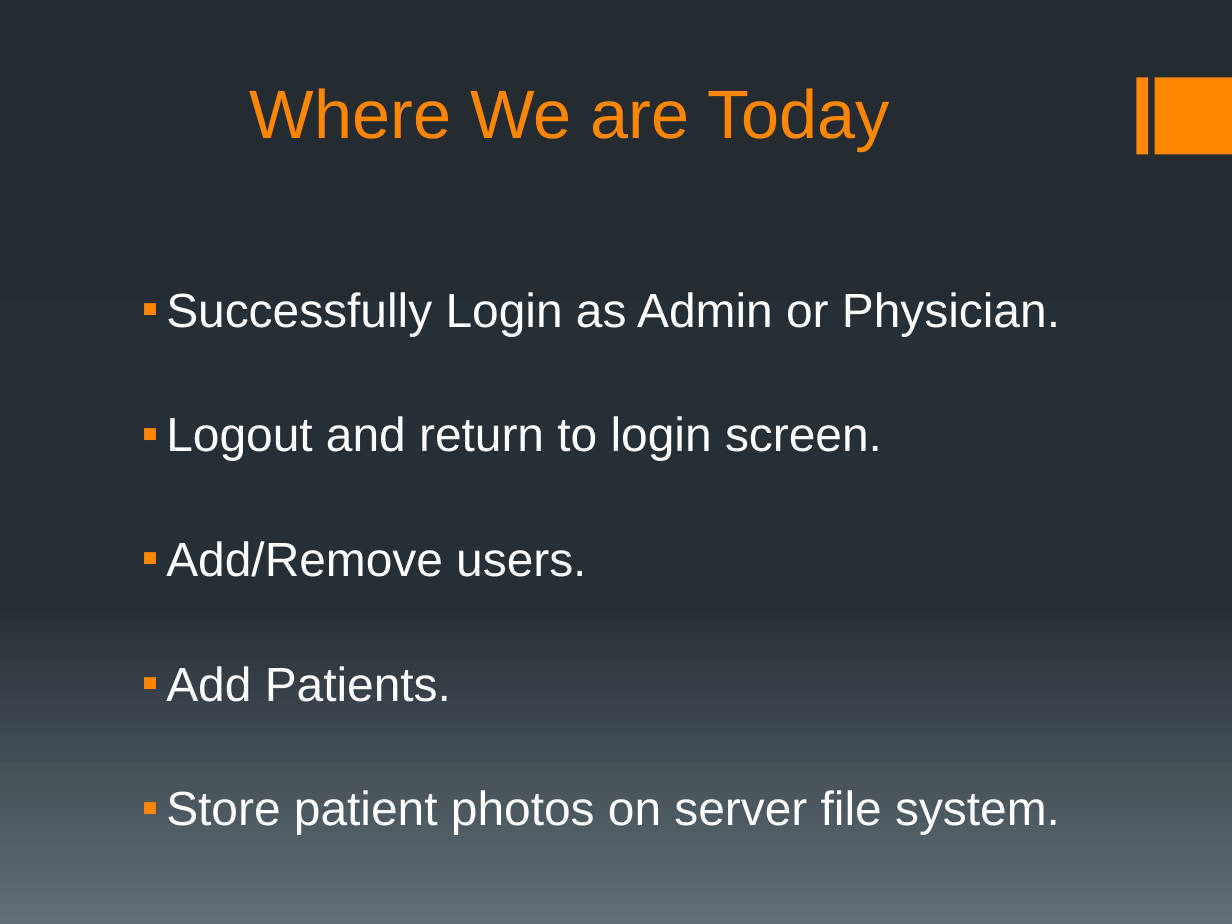
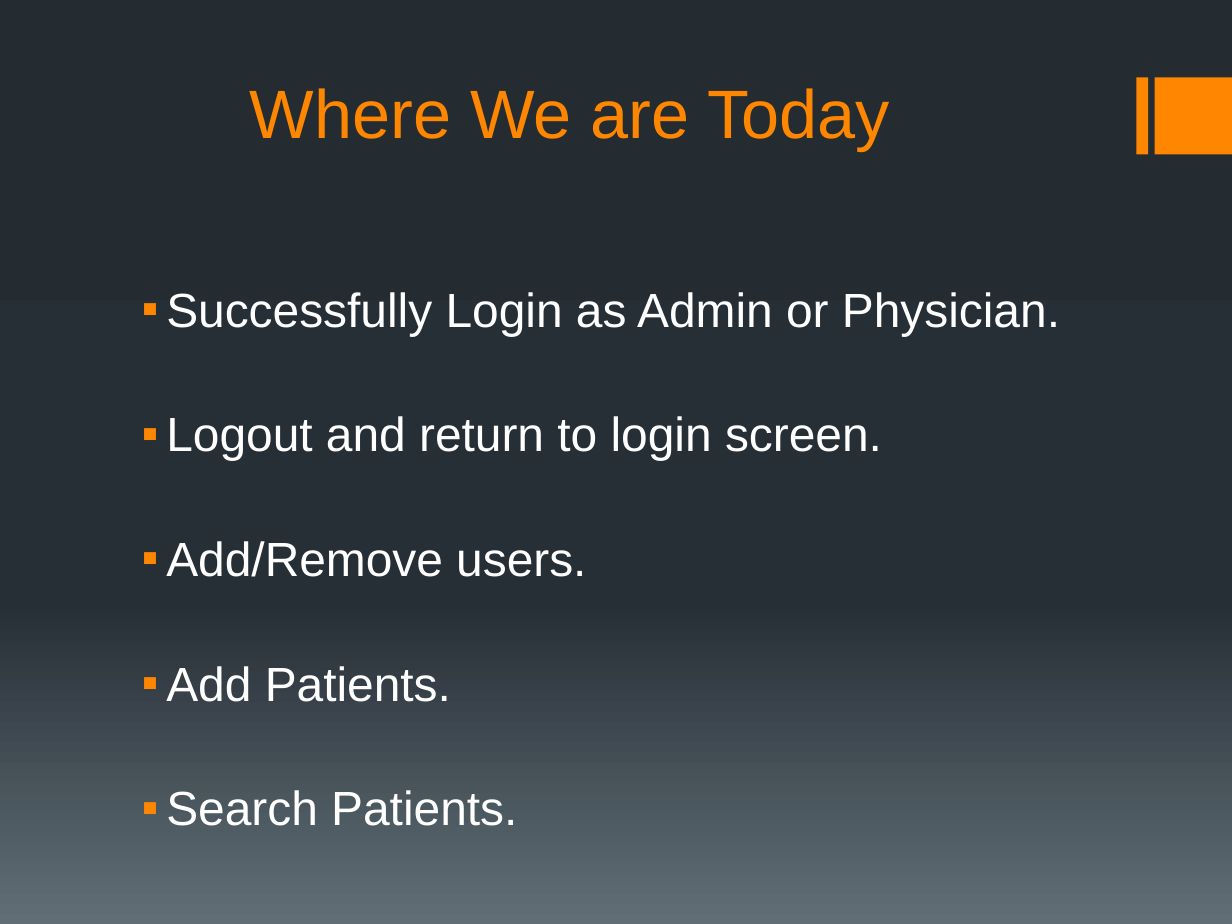
Before and after one commit to rmkane/semrs, a slide deck: slide 7 of MidTerm/Midterm_presentation_SEMRS.pptx. Drawn at 1232x924 pixels with LibreOffice and Linux fonts; fonts in the diff are those of the drawing. Boxes give left, top, right and bottom in pixels: in the first picture for what was removed or moved away, otherwise in the second. Text is boxed around its words. In the diff, an @@ line names an element or a change of style, - is before the commit and + after.

```diff
--- a/MidTerm/Midterm_presentation_SEMRS.pptx
+++ b/MidTerm/Midterm_presentation_SEMRS.pptx
@@ text at bbox=[166, 790, 517, 826]: text changed @@
-▪ Store patient photos on server file system.
+▪ Search Patients.
```
Also in this commit, not shown: 3 other slides changed, 1 slide added, 1 slide removed, 3 other files.
